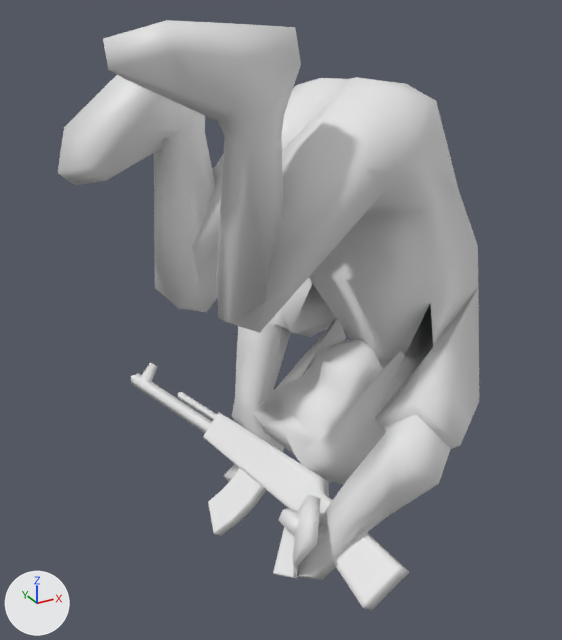
An edit to the OBJ model Res/player_female/player_female_rolling_3.obj, drawn before and after from the same camera.
One viewpoint serves both versions: a 50 mm camera at (-0.922, -1.182, 0.98) aimed at (-0.261, 0.019, 0.38). Arrows for +X, +Y and +Z are at lower left; the lights stay in place. Where no turn or scale is listed for an object, it has been applied to the vertices. Vertices at the same position are counted once.

Objects in the first picture: 'Human.Female'.
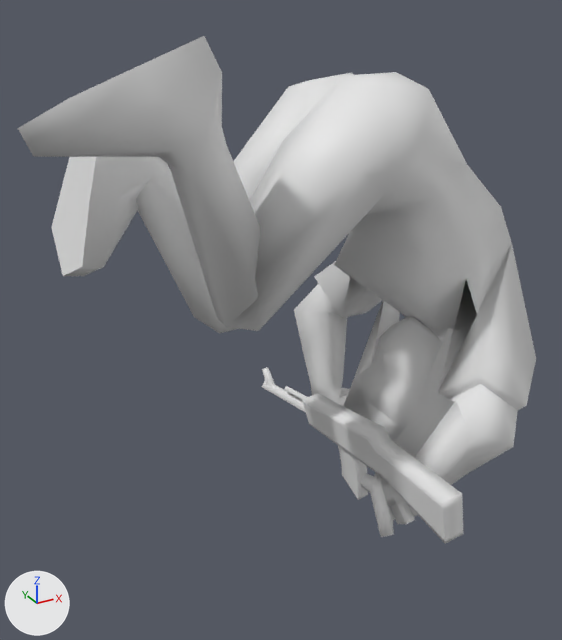
What differs and where, as boxes [x1, y1, x2, y2] in the pictures (562 x 640 px; the box of a moved part takes in the faces that stretch with it):
'Human.Female', reshaped (23% wider, 14% shorter): before [58, 20, 479, 611]; after [18, 36, 536, 544]
part 1 of me_human_female, moved or reshaped: before [203, 412, 409, 611]; after [302, 393, 464, 544]
part 2 of me_human_female, moved or reshaped: before [273, 508, 298, 579]; after [376, 473, 415, 525]
part 3 of me_human_female, moved or reshaped: before [178, 392, 217, 420]; after [284, 386, 307, 400]
part 4 of me_human_female, moved or reshaped: before [131, 373, 212, 433]; after [262, 381, 306, 413]
part 5 of me_human_female, moved or reshaped: before [208, 468, 266, 536]; after [338, 446, 368, 500]
part 6 of me_human_female, moved or reshaped: before [140, 362, 158, 382]; after [262, 367, 275, 387]
part 7 of me_human_female, moved or reshaped: before [58, 20, 479, 580]; after [18, 36, 536, 537]

Diff of the bpy script that builds the scene:
```diff
--- a/Res/player_female/player_female_rolling_3.obj.py
+++ b/Res/player_female/player_female_rolling_3.obj.py
@@ me_human_female @@
 # used by ob_human_female; location = (0.0, 0.0, 0.0)
-me_human_female.from_pydata(...)  # 547 vertices, 1038 faces; spans x -0.633..0.093, y -0.356..0.407, z -0.082..0.931
+me_human_female.from_pydata(...)  # 547 vertices, 1038 faces; spans x -0.728..0.267, y -0.364..0.413, z -0.059..0.909
+# me_human_female part 1: the loose piece of 48 vertices spanning x -0.388..-0.203, y -0.356..0.152, z -0.041..0.138 is multiplied about its middle by the matrix ((0.52, 0.308, -0.796), (-0.15, 0.951, 0.27), (0.841, -0.021, 0.541)), then moved by (0.184, -0.01, 0.055)
+# me_human_female part 2: the loose piece of 24 vertices spanning x -0.384..-0.291, y -0.207..-0.108, z -0.052..0.05 is multiplied about its middle by the matrix ((0.52, 0.308, -0.796), (-0.15, 0.951, 0.27), (0.841, -0.021, 0.541)), then moved by (0.226, -0.015, 0.044)
+# me_human_female part 3: the loose piece of 12 vertices spanning x -0.387..-0.332, y 0.129..0.274, z 0.107..0.131 is multiplied about its middle by the matrix ((0.52, 0.308, -0.796), (-0.15, 0.951, 0.27), (0.841, -0.021, 0.541)), then moved by (0.252, 0.004, -0.038)
+# me_human_female part 4: the loose piece of 13 vertices spanning x -0.452..-0.345, y 0.126..0.407, z 0.084..0.131 is multiplied about its middle by the matrix ((0.52, 0.308, -0.796), (-0.15, 0.951, 0.27), (0.841, -0.021, 0.541)), then moved by (0.299, 0.003, -0.066)
+# me_human_female part 5: the loose piece of 40 vertices spanning x -0.438..-0.32, y -0.044..0.037, z -0.046..0.073 is multiplied about its middle by the matrix ((0.52, 0.308, -0.796), (-0.15, 0.951, 0.27), (0.841, -0.021, 0.541)), then moved by (0.282, -0.012, -0.001)
+# me_human_female part 6: the loose piece of 8 vertices spanning x -0.439..-0.391, y 0.355..0.394, z 0.113..0.16 is multiplied about its middle by the matrix ((0.521, 0.308, -0.796), (-0.15, 0.951, 0.27), (0.841, -0.021, 0.541)), then moved by (0.317, 0.008, -0.096)
+# me_human_female part 7: 386 of 547 vertices moved; they spanned x -0.633..0.093, y -0.339..0.313, z -0.082..0.931 and now span x -0.728..0.267, y -0.348..0.316, z -0.022..0.909; mean shift (0.117, 0.004, 0.002); largest move (-0.306, 0.187, -0.082) -> (0.116, 0.239, 0.016)
```
